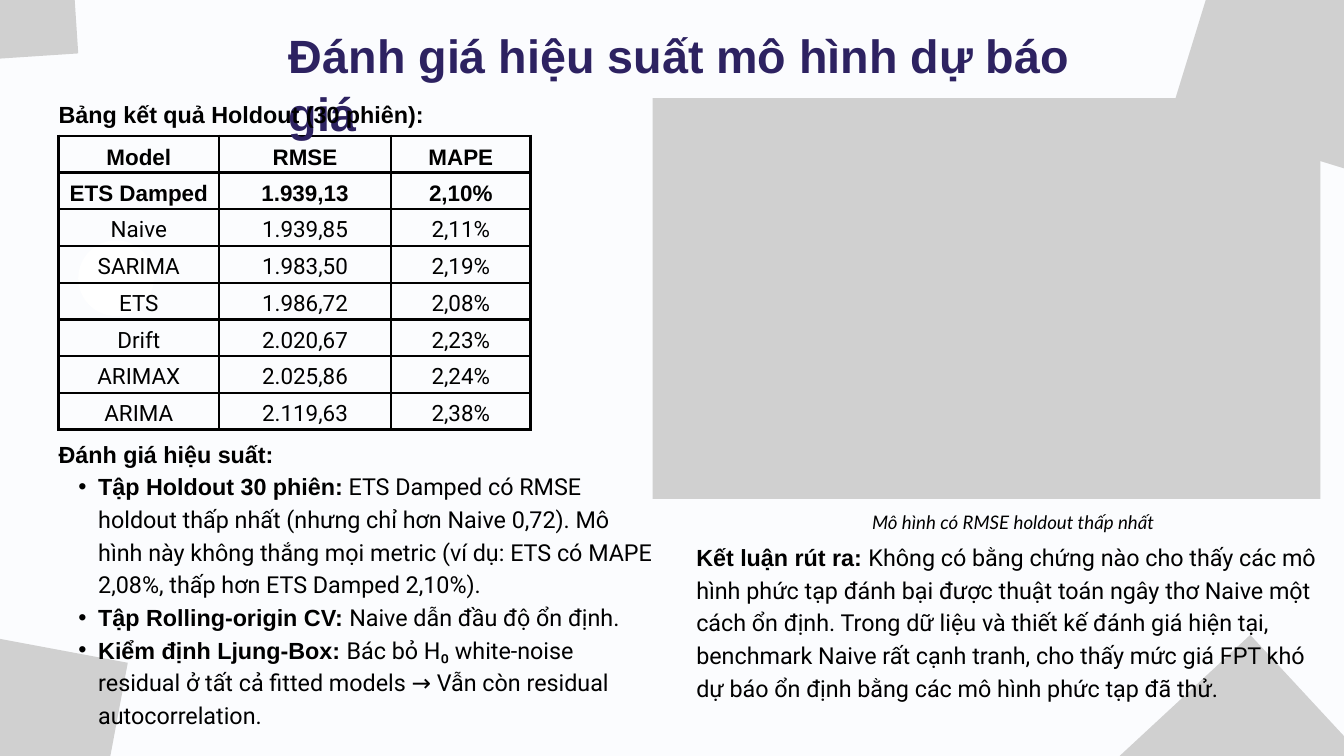
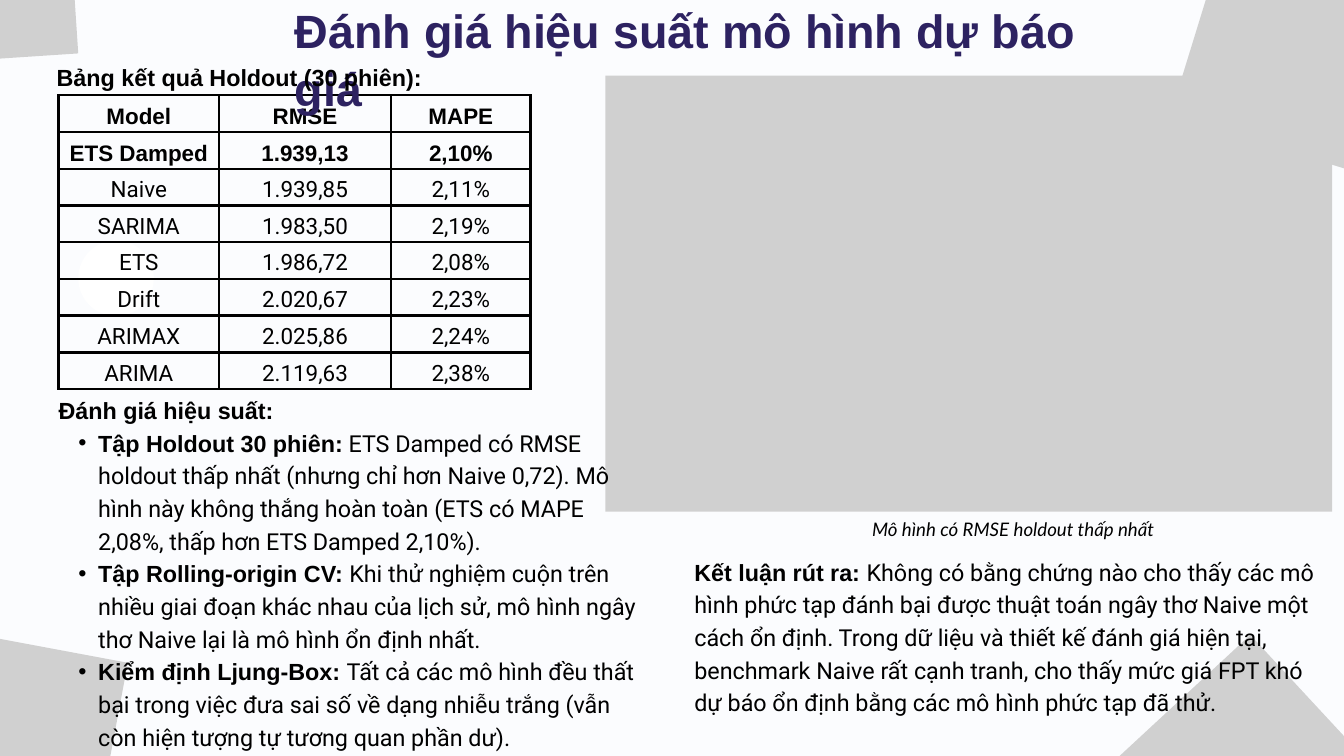
Before and after one commit to ledanghoanganh/fpt-stock-analysis-with-R-programming-language, a slide deck: slide 9 of presentation/bao_cao_demo.pptx. Drawn at 1344x756 pixels with LibreOffice and Linux fonts; fonts in the diff are those of the drawing; grey boxes stand for pictures. Boxes give left, top, right and bottom in pixels: in the first picture for what was removed or moved away, otherwise in the second. Text is boxed around its words. In the diff, an @@ line names an element or a change of style, - is before the commit and + after.

```diff
--- a/presentation/bao_cao_demo.pptx
+++ b/presentation/bao_cao_demo.pptx
@@ text "Đánh giá hiệu suất mô ...": place and size @@
-text "Đánh giá hiệu suất mô ..." at [289, 37, 1069, 140]
+text "Đánh giá hiệu suất mô ..." at [295, 12, 1075, 115]
@@ text "Bảng kết quả Holdout (30 ...": place and size @@
-text "Bảng kết quả Holdout (30 ..." at [59, 104, 424, 128]
+text "Bảng kết quả Holdout (30 ..." at [57, 67, 422, 91]
@@ picture: place and size @@
-picture at [653, 98, 1320, 499]
+picture at [605, 75, 1332, 511]
@@ table: place and size @@
-table at [58, 136, 531, 430]
+table at [58, 95, 531, 390]
@@ text "Đánh giá hiệu suất:": place and size @@
-text "Đánh giá hiệu suất:" at [59, 445, 652, 730]
+text "Đánh giá hiệu suất:" at [59, 401, 635, 752]
@@ text at [98, 434, 635, 752]: text changed @@
-  • Tập Holdout 30 phiên: ETS Damped có RMSE holdout thấp nhất (nhưng chỉ hơn Naive 0,72). Mô hình này không thắng mọi metric (ví dụ: ETS có MAPE 2,08%, thấp hơn ETS Damped 2,10%).
-  • Tập Rolling-origin CV: Naive dẫn đầu độ ổn định.
-  • Kiểm định Ljung-Box: Bác bỏ H₀ white-noise residual ở tất cả fitted models → Vẫn còn residual autocorrelation.
+  • Tập Holdout 30 phiên: ETS Damped có RMSE holdout thấp nhất (nhưng chỉ hơn Naive 0,72). Mô hình này không thắng hoàn toàn (ETS có MAPE 2,08%, thấp hơn ETS Damped 2,10%).
+  • Tập Rolling-origin CV: Khi thử nghiệm cuộn trên nhiều giai đoạn khác nhau của lịch sử, mô hình ngây thơ Naive lại là mô hình ổn định nhất.
+  • Kiểm định Ljung-Box: Tất cả các mô hình đều thất bại trong việc đưa sai số về dạng nhiễu trắng (vẫn còn hiện tượng tự tương quan phần dư).
@@ text "Mô hình có RMSE holdout ...": place and size @@
-text "Mô hình có RMSE holdout ..." at [872, 514, 1154, 533]
+text "Mô hình có RMSE holdout ..." at [872, 521, 1154, 540]
@@ text "Kết luận rút ra: Không ...": place and size @@
-text "Kết luận rút ra: Không ..." at [696, 547, 1316, 702]
+text "Kết luận rút ra: Không ..." at [694, 562, 1314, 717]
```
Also in this commit, not shown: 2 other slides changed, 7 other files.
